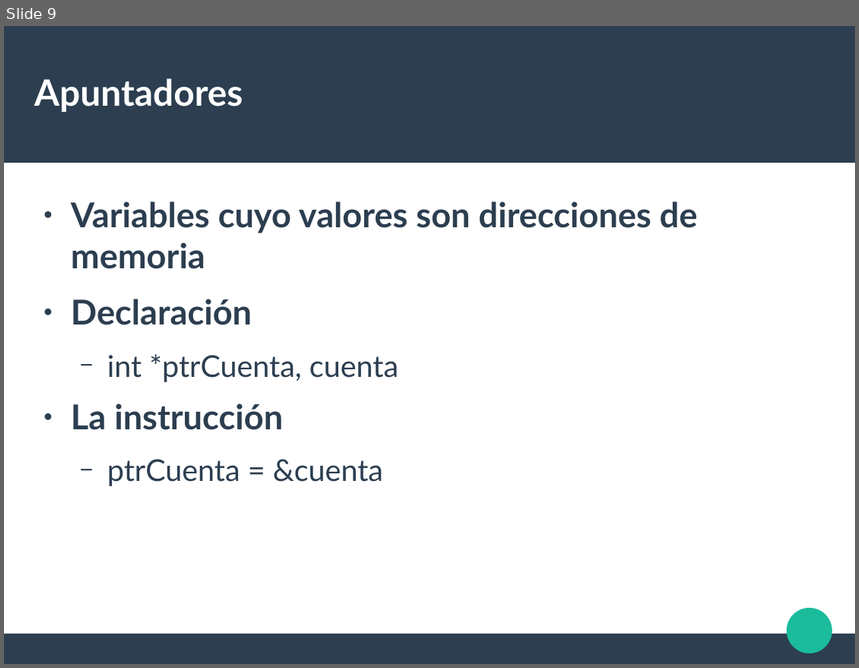
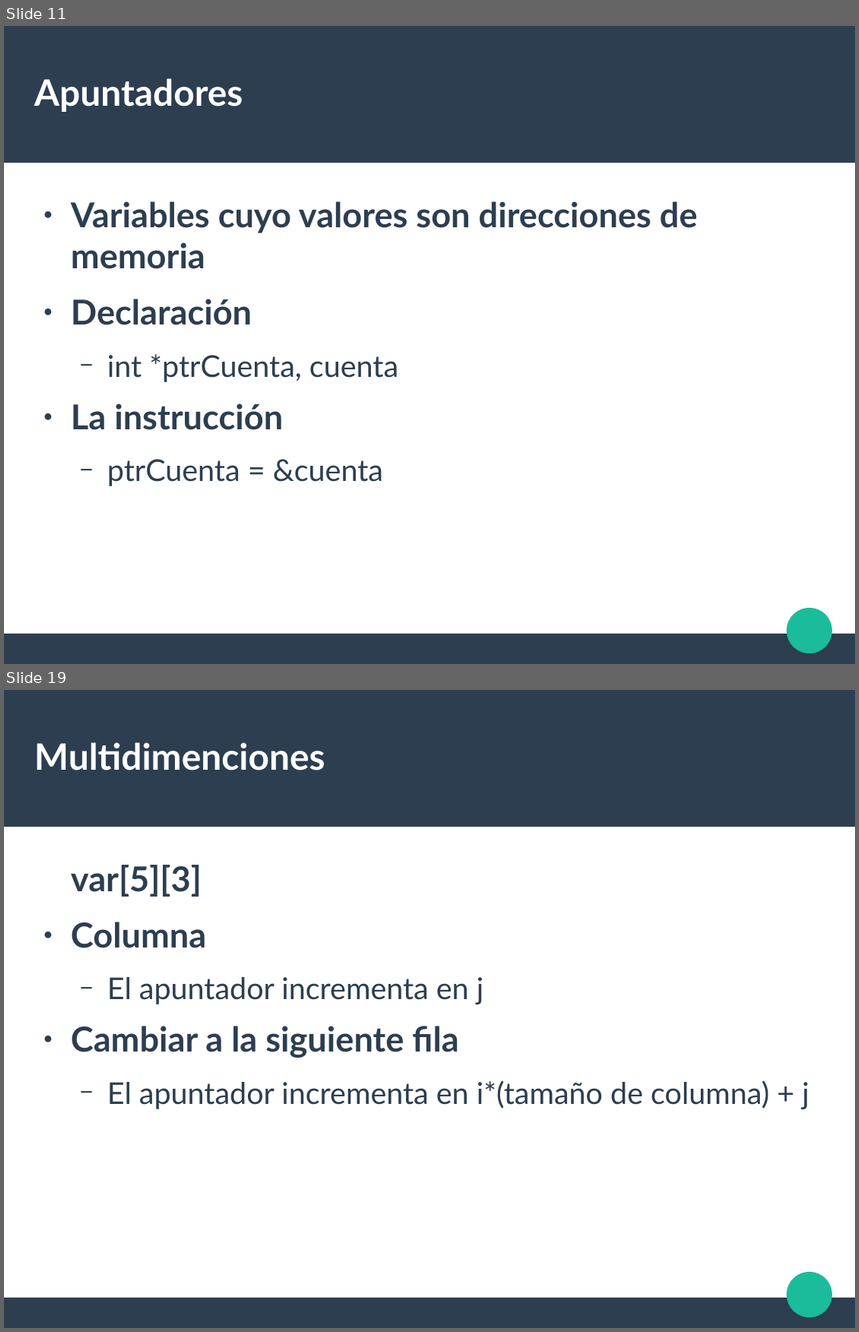
Before and after one commit to liowiki/EDA1-20192, a slide deck: Tema1.odp. Shown one above the other, each under a label of ours: slide 9 before the commit, slides 11 and 19 after it; the slides between them are not shown. The pictures are 859x668 and 859x1332 pixels, drawn with LibreOffice and Linux fonts; fonts in the diff are those of the drawing. Boxes give left, top, right and bottom in pixels: in the first picture for what was removed or moved away, otherwise in the second. Text is boxed around its words. In the diff, an @@ line names an element or a change of style, - is before the commit and + after.

```diff
--- a/Tema1.odp
+++ b/Tema1.odp
@@ slide 19 added at box(4, 690, 855, 1328), background #FFFFFF; not listed: 3 template elements that a slide beside it also shows @@
@@ title added at box(34, 742, 325, 771), 33.9 pt, text #FFFFFF, bold @@
+Multidimenciones
@@ text added at box(71, 865, 809, 1110), 28 pt, text #2C3E50 @@
+var[5][3]
+● Columna
+  − El apuntador incrementa en j
+● Cambiar a la siguiente fila
+  − El apuntador incrementa en i*(tamaño de columna) + j
@@ what was slide 9 is now slide 11 @@
```
Also in this commit, not shown: 1 slide changed, 31 other slides added, 4 other files.
